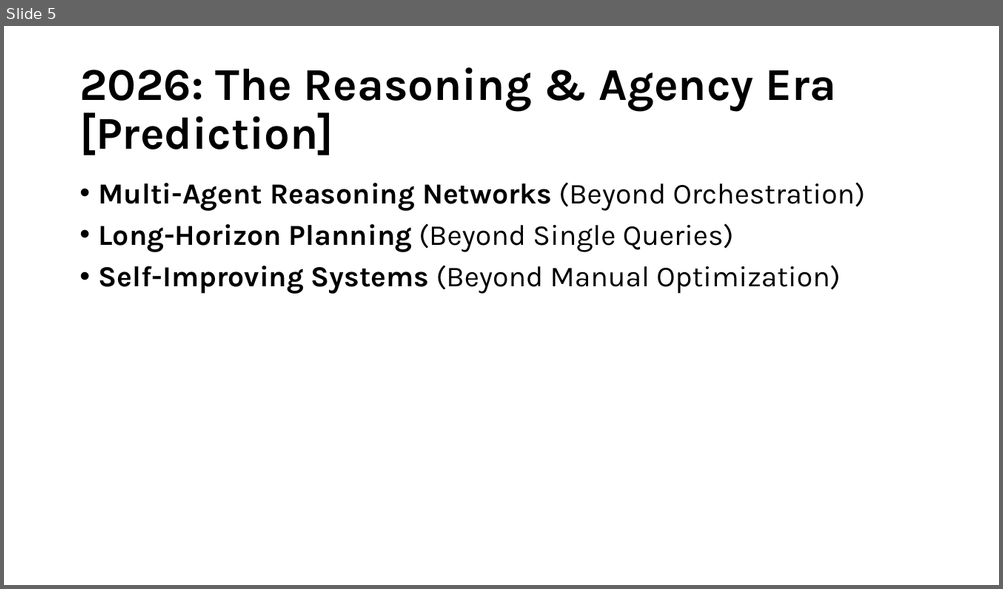
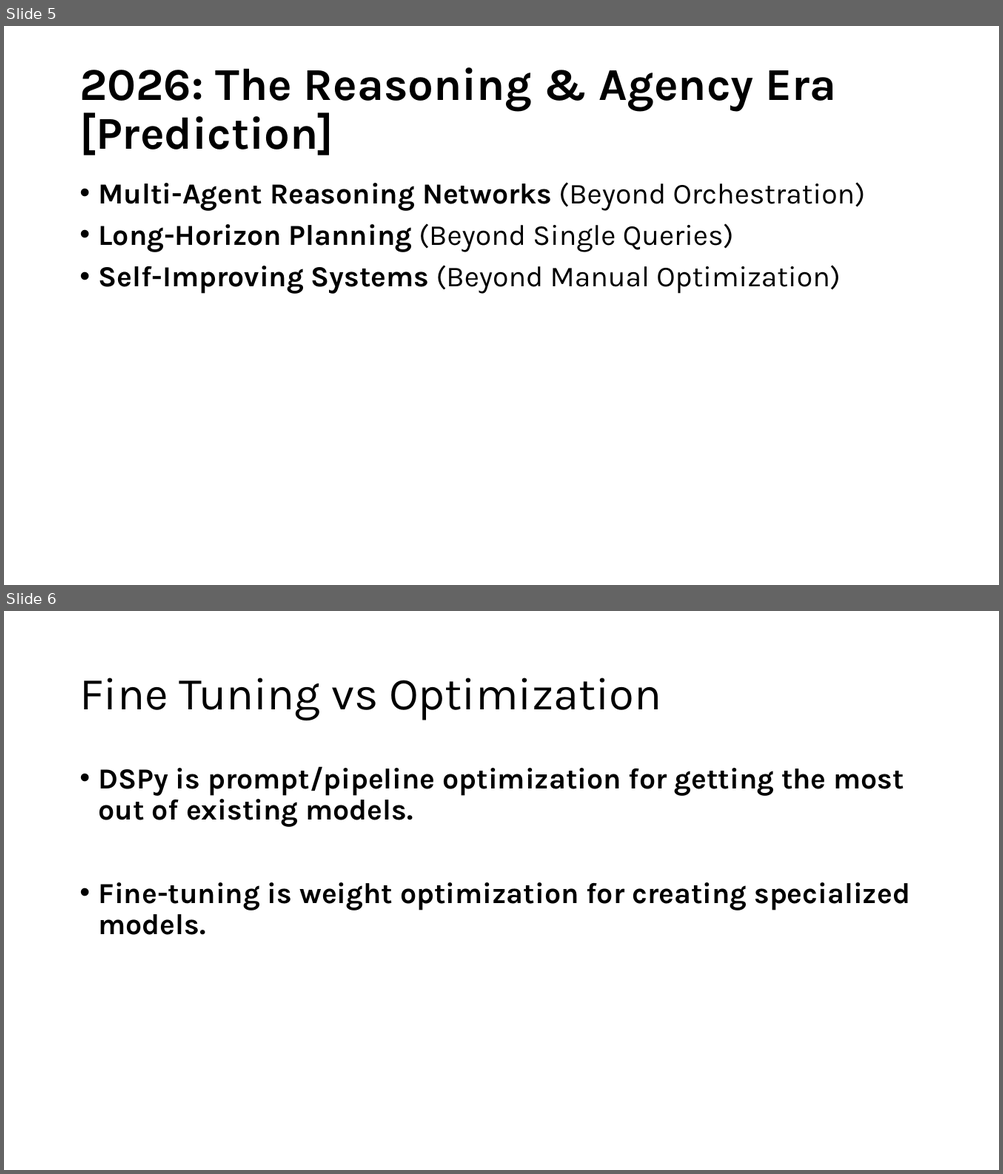
Before and after one commit to ksericpro/llm-agentic-framework, a slide deck: docs/AI Revolution 2023 and beyond.pptx. Shown one above the other, each under a label of ours: slide 5 before the commit, slides 5 and 6 after it. The pictures are 1003x589 and 1003x1174 pixels, drawn with LibreOffice and Linux fonts; fonts in the diff are those of the drawing. Boxes give left, top, right and bottom in pixels: in the first picture for what was removed or moved away, otherwise in the second. Text is boxed around its words. In the diff, an @@ line names an element or a change of style, - is before the commit and + after.

```diff
--- a/docs/AI Revolution 2023 and beyond.pptx
+++ b/docs/AI Revolution 2023 and beyond.pptx
@@ slide 6 added at (4, 611, 999, 1170), background #FFFFFF @@
@@ title added at (79, 678, 661, 721), 44 pt, text #000000 @@
+Fine Tuning vs Optimization
@@ text added at (99, 766, 910, 935), 28 pt, text #000000, bold @@
+• DSPy is prompt/pipeline optimization for getting the most out of existing models.
+• Fine-tuning is weight optimization for creating specialized models.
```
Also in this commit, not shown: 1 other slide added.
